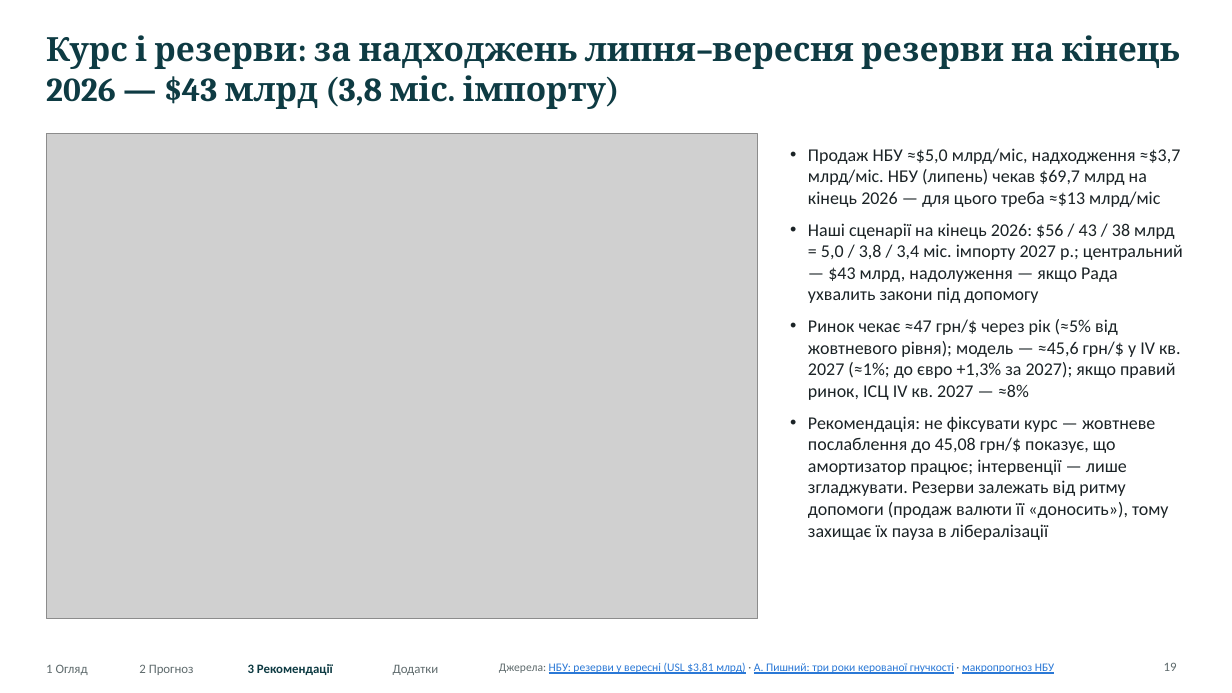
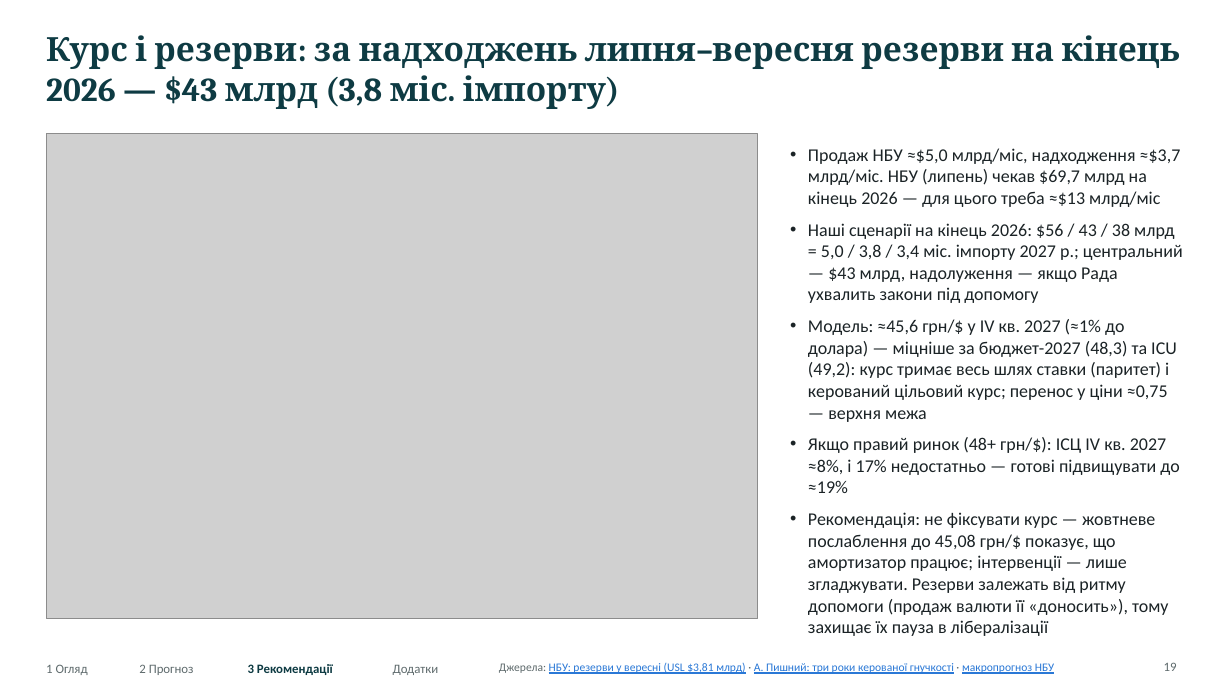
Before and after one commit to caplitt/nbu-challenge-2026, a slide deck: slide 19 of presentation/NBU_University_Challenge_2026.pptx. Drawn at 1232x693 pixels with LibreOffice and Linux fonts; fonts in the diff are those of the drawing; grey boxes stand for pictures. Boxes give left, top, right and bottom in pixels: in the first picture for what was removed or moved away, otherwise in the second. Text is boxed around its words. In the diff, an @@ line names an element or a change of style, - is before the commit and + after.

```diff
--- a/presentation/NBU_University_Challenge_2026.pptx
+++ b/presentation/NBU_University_Challenge_2026.pptx
@@ text at [808,319,1179,493]: text changed @@
-• Ринок чекає ≈47 грн/$ через рік (≈5% від жовтневого рівня); модель — ≈45,6 грн/$ у IV кв. 2027 (≈1%; до євро +1,3% за 2027); якщо правий ринок, ІСЦ IV кв. 2027 — ≈8%
+• Модель: ≈45,6 грн/$ у IV кв. 2027 (≈1% до долара) — міцніше за бюджет-2027 (48,3) та ICU (49,2): курс тримає весь шлях ставки (паритет) і керований цільовий курс; перенос у ціни ≈0,75 — верхня межа
+• Якщо правий ринок (48+ грн/$): ІСЦ IV кв. 2027 ≈8%, і 17% недостатньо — готові підвищувати до ≈19%
```
Also in this commit, not shown: 3 other slides changed, 21 other files.
